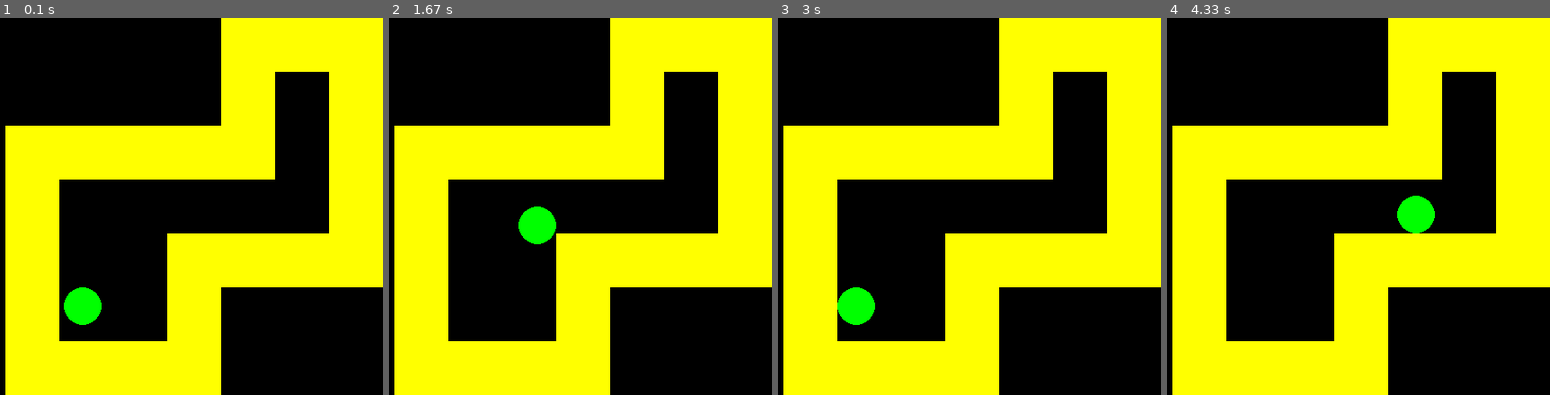
Above: before the commit, frames 1-4 (left to right).
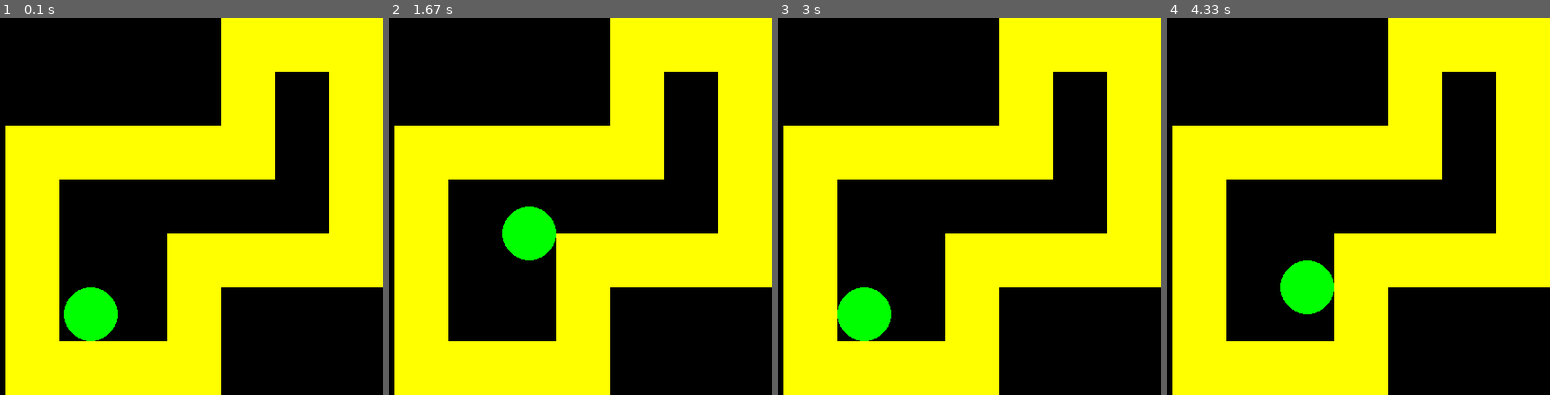
Above: after the commit, the same moments.

Repository: alexlimatds/introducao_pygame
Game: pygame game, started from exemplos_básicos/exemplo_labirinto.py
The game is run twice, just before and just after one commit, with the same random seed, the same clock (stepped at 60 frames per second) and the same inputs.
Inputs:
- Up to frame 1 (0.1 s): no input
- Up to frame 2 (1.67 s): hold Right 0.33-0.8 s; hold Up 0.83-1.13 s
- Up to frame 3 (3 s): hold Left 1.67-2.2 s; hold Down 2.23-2.53 s
- Up to frame 4 (4.33 s): hold Up 3-3.37 s; hold Right 3.4-4.03 s; hold Down from 4.07 s (still down)

The runs differ from the first frame. In frame 1, 0.9% of the frame differs, in the area x 16-31%, y 71-86%; in frame 2, 0.9%; in frame 3, 0.9%; in frame 4, 2.3%, in the area x 29-70%, y 47-79%.

Commit message:
Melhoria no códigos e nos comentários

Diff:
--- a/exemplos_básicos/exemplo_labirinto.py
+++ b/exemplos_básicos/exemplo_labirinto.py
@@ -3,7 +3,7 @@
 import pygame
 
 class Bloco(pygame.sprite.Sprite):
-  # Um bloco é um pedaço de parede
+  # Um bloco é um pedaço de parede. Visualmente, é um quadrado amarelo.
   def __init__(self, x, y, dimensao):
     pygame.sprite.Sprite.__init__(self)  # prepara o comportamento do Sprite
     self.surface = pygame.Surface([dimensao, dimensao])
@@ -20,61 +20,53 @@
     self.rect.topleft = (x, y)
     self.image = self.surface
     self.velocidade = 5
-    self.ultimo_x = x  # caso o movimente precise ser anulado
-    self.ultimo_y = y  # caso o movimente precise ser anulado
     # O desenho do personagem será um círculo, então vamos
     # guardar o centro e o raio desse círculo
     self.centro = (dimensao // 2, dimensao // 2)
     self.raio = dimensao // 2
 
+  def update(self):
+    pygame.draw.circle(self.surface, "green", self.centro, self.raio)
+
+  # Como a colisão entre o personagem e a parede ocorre apenas após a movimentação
+  # do personagem, a detecção de colisão é realizada nas funções de movimentação
+  # definidas a seguir.
+
   def para_cima(self, blocos):
+    # Move o personagem para cima. Caso seja detectada uma colisão após a movimentação,
+    # recua o personagem de forma que ele não fique em cima da parede.
     self.rect.y -= self.velocidade
     hit_list = pygame.sprite.spritecollide(self, blocos, False)
     for bloco in hit_list:
-      if bloco.rect.bottom > personagem.rect.top:
-        recuo = bloco.rect.bottom - personagem.rect.top
-        self.rect.y += recuo
+      if bloco.rect.bottom > personagem.rect.top: # bloco está acima do personagem
+        self.rect.top = bloco.rect.bottom
 
   def para_baixo(self, blocos):
+    # Move o personagem para baixo. Caso seja detectada uma colisão após a movimentação,
+    # recua o personagem de forma que ele não fique em cima da parede.
     self.rect.y += self.velocidade
     hit_list = pygame.sprite.spritecollide(self, blocos, False)
     for bloco in hit_list:
-      if self.rect.bottom > bloco.rect.top:
-        recuo = (personagem.rect.bottom - bloco.rect.top) * -1
-        self.rect.y += recuo
+      if self.rect.bottom > bloco.rect.top: # bloco está abaixo do personagem
+        self.rect.bottom = bloco.rect.top
 
   def para_direita(self, blocos):
+    # Move o personagem para a direita. Caso seja detectada uma colisão após a movimentação,
+    # recua o personagem de forma que ele não fique em cima da parede.
     self.rect.x += self.velocidade
     hit_list = pygame.sprite.spritecollide(self, blocos, False)
     for bloco in hit_list:
       if bloco.rect.x > self.rect.x: # bloco está à direita do personagem
-        recuo = (self.rect.right - bloco.rect.left) * -1
-        self.rect.x += recuo
+        self.rect.right = bloco.rect.left
 
   def para_esquerda(self, blocos):
+    # Move o personagem para a esquerda. Caso seja detectada uma colisão após a movimentação,
+    # recua o personagem de forma que ele não fique em cima da parede.
     self.rect.x -= self.velocidade
     hit_list = pygame.sprite.spritecollide(self, blocos, False)
     for bloco in hit_list:
       if bloco.rect.x < self.rect.x: # bloco está à esquerda do personagem
-        recuo = bloco.rect.right - self.rect.left
-        self.rect.x += recuo
-
-  def update(self):
-    pygame.draw.circle(self.surface, "green", self.centro, self.raio)
-
-def recuar_personagem(personagem, bloco):
-  recuo_x = 0
-  recuo_y = 0
-  if bloco.rect.x > personagem.rect.x: # bloco está à direita do personagem
-    recuo_x = (personagem.rect.right - bloco.rect.x) * -1
-  elif bloco.rect.x < personagem.rect.x: # bloco está à esquerda do personagem
-    recuo_x = (bloco.rect.right - personagem.rect.x)
-  if bloco.rect.bottom > personagem.rect.top:
-    recuo_y = bloco.rect.bottom - personagem.rect.top
-  elif personagem.rect.bottom > bloco.rect.top:
-    pass
-  personagem.rect.x += recuo_x
-  personagem.rect.y += recuo_y
+        self.rect.left = bloco.rect.right
 
 # Mapa do labirinto como uma matriz. O valor 0 representa uma área vazia,
 # 1 representa um bloco, 2 representa o ponto de partida do personagem.
@@ -93,15 +85,14 @@
 # Calcula largura e altura da janela do jogo com base na quantidade de tiles do mapa
 DIM_JANELA = (
   len(mapa[0]) * DIM_TILE, # len(mapa[0]) obtém a quantidade de colunas do mapa
-  len(mapa) * DIM_TILE     # len(mapa[0]) obtém a quantidade de linha do mapa
+  len(mapa) * DIM_TILE     # len(mapa) obtém a quantidade de linha do mapa
 )
-DIM_PERSONAGEM = DIM_TILE * 0.7 // 1
+DIM_PERSONAGEM = DIM_TILE
 
 pygame.init()
 janela = pygame.display.set_mode(DIM_JANELA)
 clock = pygame.time.Clock()
 
-velocidade = 5 # velocidade do personagem
 sprites = pygame.sprite.Group()
 blocos = pygame.sprite.Group()
 # cria e posiciona os sprites de bloco/parede de acordo com o mapa
